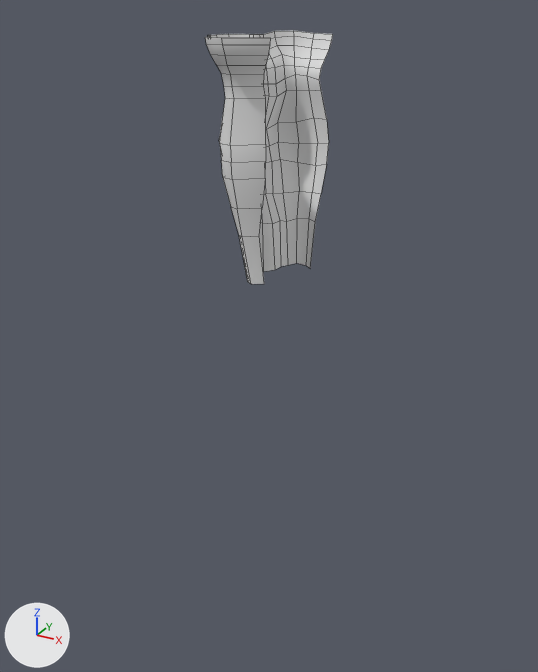
The FBX model Assets/Art/Models/Cliff_01.fbx: old version first, new version second.
Both versions are drawn from a camera (50 mm lens) standing at (57.7, -95.5, 34.4) and looking at (2.6, 4.6, -15.7). Arrows for +X, +Y and +Z are at lower left; the lights stay in place. Mesh edges are drawn as thin lines. Materials are left out; every surface is plain grey. Where no turn or scale is listed for an object, it has been applied to the vertices.

Names of what the first picture shows: 'Cliff_01'.
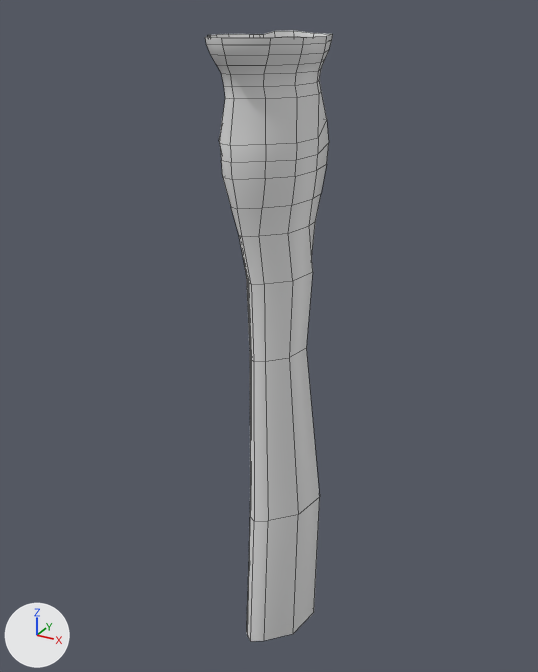
The newer file is also turned or shifted as a whole; pictures and numbers use the older file's frame.

Where the change shows, as pixel boxes (x1, y1, x2, y2) in the pictures (538 x 672 px):
'Cliff_01', reshaped (140% taller)
    before: (205, 30, 333, 284)
    after: (205, 30, 333, 641)
part 1 of me_plane_005, added
    after: (246, 34, 333, 641)

Edits to the bpy script that builds the scene:
```text
Change me_plane_005:
    used by ob_cliff_01; location = (0.0, 0.0, 0.0)
    remove me_plane_005.from_pydata(...)  # 234 vertices, 204 faces; spans x -4.5..9.8, y -7.8..12.6, z -3.9..31.4
    add me_plane_005.from_pydata(...)  # 320 vertices, 300 faces; spans x -4.5..12.2, y -7.8..12.6, z -74.4..31.4
    me_plane_005 part 1
    76 vertices are added at x 0.9..12.2, y -5.7..10.9, z -74.4..30.1
    5 new vertices lie (3.2, 3.3, 0.0) away from vertices in x 5.6..7.8, y -4.4..-2.3, z -3.8..31.0
    5 new vertices lie (0.8, 5.3, 0.0) away from vertices in x 8.8..11.0, y -1.1..1.0, z -3.8..31.0
    96 new faces join them
```
